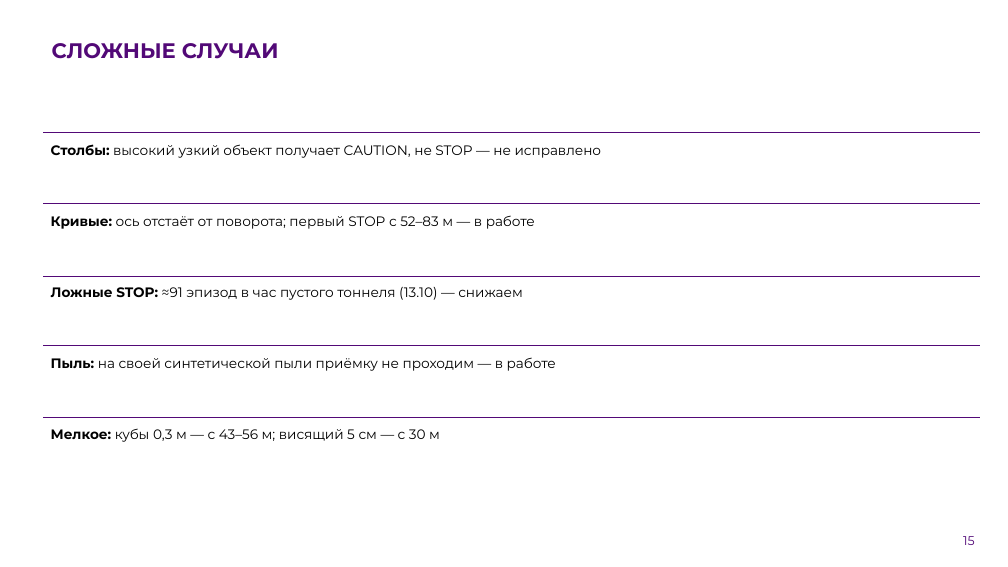
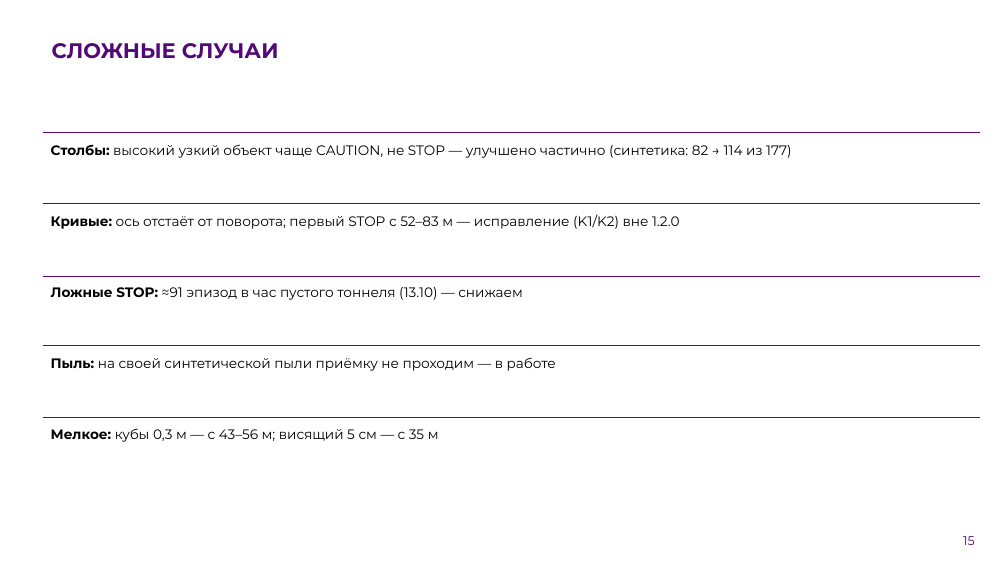
Before and after one commit to pmixay/ReSense, a slide deck: slide 15 of docs/presentation/ReSense_LCT2026.pptx. Drawn at 1008x567 pixels with LibreOffice and Linux fonts; fonts in the diff are those of the drawing; background and template pictures are left out. Boxes give left, top, right and bottom in pixels: in the first picture for what was removed or moved away, otherwise in the second. Text is boxed around its words. In the diff, an @@ line names an element or a change of style, - is before the commit and + after.

```diff
--- a/docs/presentation/ReSense_LCT2026.pptx
+++ b/docs/presentation/ReSense_LCT2026.pptx
@@ text at <box>51,144,791,158</box>: text changed @@
-Столбы: высокий узкий объект получает CAUTION, не STOP — не исправлено
+Столбы: высокий узкий объект чаще CAUTION, не STOP — улучшено частично (синтетика: 82 → 114 из 177)
@@ text at <box>51,214,680,229</box>: text changed @@
-Кривые: ось отстаёт от поворота; первый STOP с 52–83 м — в работе
+Кривые: ось отстаёт от поворота; первый STOP с 52–83 м — исправление (K1/K2) вне 1.2.0
@@ text at <box>51,428,439,442</box>: text changed @@
-Мелкое: кубы 0,3 м — с 43–56 м; висящий 5 см — с 30 м
+Мелкое: кубы 0,3 м — с 43–56 м; висящий 5 см — с 35 м
```
Also in this commit, not shown: 9 other slides changed, 8 other files.
